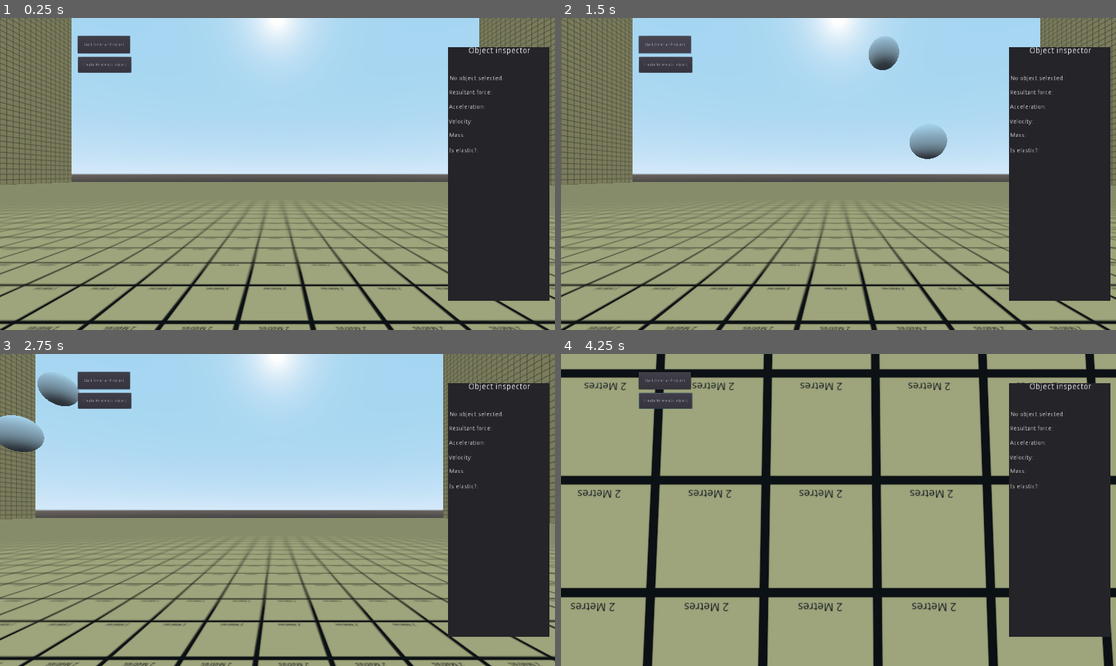
Above: before the commit, frames 1-4 (two rows, left to right).
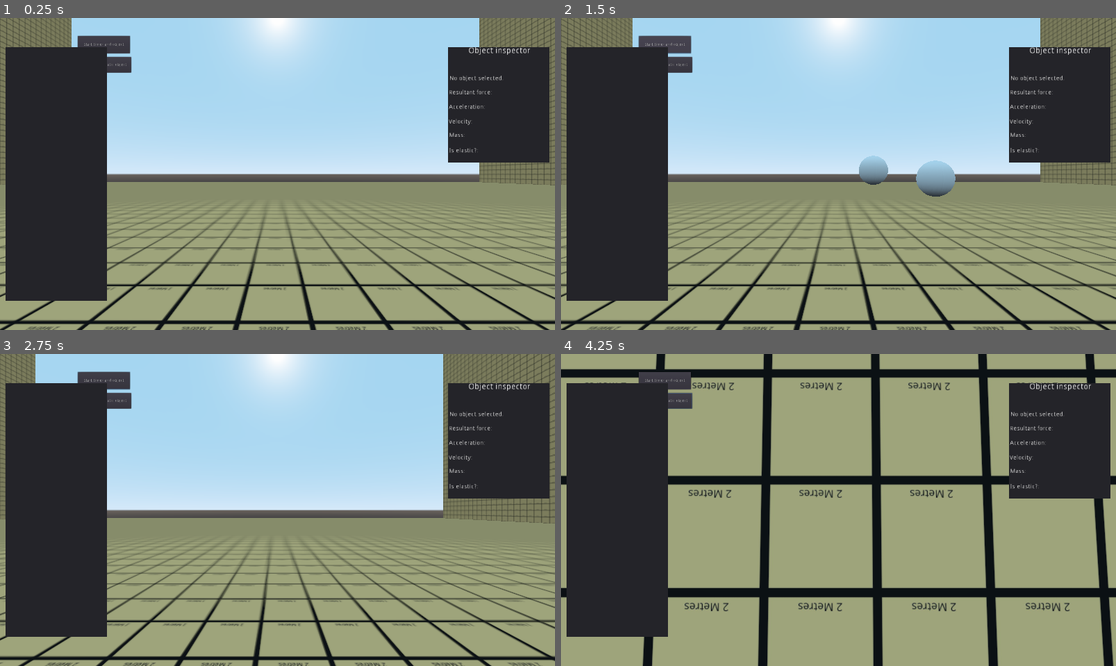
Above: after the commit, the same moments.

Repository: IvoMiricRibeiro/MaturaArbeit
Game: Godot game, scene res://test scene.tscn
Two runs of this game, one before a commit and one after it. Both use one fixed random seed, a clock stepped at 60 frames per second and the inputs below.
Inputs (mouse positions are in pixels of both pictures, inside the frame that each line leads up to):
- Up to frame 1 (0.25 s): no input
- Up to frame 2 (1.5 s): click "Start timer and object" at 0.5 s; click "Start timer and object" at 1.25 s
- Up to frame 3 (2.75 s): move the mouse to (399, 494) at 2.02 s; hold D (move_right) from 2.03 s (still down); tap E (letter_e, bound only after the commit) at 2.1 s; click (399, 494) at 2.17 s; tap T (letter_t, bound only after the commit) at 2.3 s
- Up to frame 4 (4.25 s): move the mouse to (727, 525) at 2.77 s; release D (move_right) at 2.78 s; hold S (move_backward) 2.78-3.53 s; tap T (letter_t, bound only after the commit) at 2.85, 3.8 s; click (727, 525) at 2.92 s; tap E (letter_e, bound only after the commit) at 3.05 s; move the mouse to (894, 441) at 3.52 s; hold D (move_right) from 3.53 s (still down); hold Down (look_down) from 3.53 s (still down); click (894, 441) at 3.67 s

The runs differ from the first frame. In frame 1, 23% of the frame differs, in the area x 1-99%, y 9-91%; in frame 2, 25%, in the area x 1-99%, y 6-91%; in frame 3, 23%; in frame 4, 22%.

Commit message:
Commit
Just a backup for reasons. Also a new feature in the way.

Diff:
--- a/Projects/BAVCS.gd
+++ b/Projects/BAVCS.gd
@@ -11,6 +11,9 @@
 
 onready var camera = get_node("/root/Spatial/CameraBody")
 
+var timestopped = false
+var applyingnew = false
+
 # Called when the node enters the scene tree for the first time.
 func _ready():
 	pass # Replace with function body.
@@ -18,13 +21,18 @@
 
 # Called every frame. 'delta' is the elapsed time since the previous frame.
 func _physics_process(delta):
-	if (Input.is_action_just_pressed("move_up")):
+	if (Input.is_action_just_pressed("letter_e")):
 		create()
+	if (Input.is_action_just_pressed("letter_t")):
+		time_stop()
 
 func create():
 	var sphereinstance = cube.instance()
 	sphereinstance.translation = Vector3(camera.translation)
 	add_child(sphereinstance)
+
+func time_stop():
+	timestopped = not timestopped
 
 func TrueElasticCollisionXY(Body1, Body2):
 	var M1 = BodiesDictionary[Body1][0]
@@ -32,31 +40,14 @@
 	var V1 = BodiesDictionary[Body1][1]
 	var V2 = BodiesDictionary[Body2][1]
 
-	var U1 = Vector2(V1.x, V1.y)
-	var U2 = Vector2(V2.x, V2.y)
-
-	var P1 = Vector2(Body1.get_translation().x, Body1.get_translation().y)
-	var P2 = Vector2(Body2.get_translation().x, Body2.get_translation().y)
 	var PD1 = Body1.get_translation()-Body2.get_translation()
 	var PD2 = Body2.get_translation()-Body1.get_translation()
 
-	var Up1 = Vector3(V1-V2).dot(PD1)
-	var Up11 = PD1.length()*PD1.length()
-	var Up2 = (Up1/Up11)*PD1
-	var Up3 = (2*M2)/(M1+M2)
-	var Up4 = V1-(Up3*Up2)
+	var V1n = V1-(((2*M2)/(M1+M2))*(((Vector3(V1-V2).dot(PD1))/(PD1.length()*PD1.length()))*PD1))
+	var V2n = V2-(((2*M1)/(M1+M2))*(((Vector3(V2-V1).dot(PD2))/(PD2.length()*PD2.length()))*PD2))
 
-	var U2p1 = Vector3(V2-V1).dot(PD2)
-	var U2p11 = PD2.length()*PD2.length()
-	var U2p2 = (U2p1/U2p11)*PD2
-	var U2p3 = (2*M1)/(M1+M2)
-	var U2p4 = V2-(U2p3*U2p2)
-
-	print("V'1: ",Up4)
-	print("V'2: ",U2p4)
-
-	BodiesDictionary[Body1][1] = Up4
-	BodiesDictionary[Body2][1] = U2p4
+	BodiesDictionary[Body1][1] = V1n
+	BodiesDictionary[Body2][1] = V2n
 
 func CollideOnce(Body1, Body2):
 	BodiesDictionary[Body1][7] = true
@@ -80,13 +71,13 @@
 		BodiesDictionary[Body1][1]
 
 func _on_Button_pressed():
-	cubeinstance.translate(Vector3(4,2,1))
-	cubeinstance.IsElastic = false
-	cubeinstance.Velocity = Vector3(-2,2,0)
+	cubeinstance.translate(Vector3(4,2,2))
+	cubeinstance.IsElastic = true
+	cubeinstance.Velocity = Vector3(-2,2,-2)
 	add_child(cubeinstance)
 
-	cubeinstance2.translate(Vector3(2,6,0))
-	cubeinstance2.IsElastic = false
+	cubeinstance2.translate(Vector3(2,4,0))
+	cubeinstance2.IsElastic = true
 	#cubeinstance2.Velocity = Vector3(-50,0,0)
 	cubeinstance2.Velocity = Vector3(0,0,0)
 	add_child(cubeinstance2)
--- a/Projects/Body.gd
+++ b/Projects/Body.gd
@@ -16,7 +16,6 @@
 
 var IsElastic = true
 var HasElasCollided = false
-var CollidingWith = []
 var AgainstX = false
 var AgainstY = false
 var AgainstZ = false
@@ -25,6 +24,7 @@
 
 onready var BAVC = get_parent()
 onready var BAVCSDictionary = get_parent().BodiesDictionary
+onready var time
 
 func _ready():
 	#"Registers" itself in the BAVCS
@@ -39,6 +39,10 @@
 	#	print(BAVCSDictionary[self][2])
 
 func _physics_process(delta):
+	time = BAVC.timestopped
+	if time == true:
+		return
+
 	if get_node("../../Gravity"):
 		BAVCSDictionary[self][6] = (Vector3(0,-9.81,0)/60)
 	else:
@@ -76,7 +80,7 @@
 					BAVCSDictionary[self][1].y = -BAVCSDictionary[self][1].y
 					BAVCSDictionary[self][2].y = -BAVCSDictionary[self][2].y
 					Velocity.y = -Velocity.y
-				if collision.collider.collision_layer == 3:
+				if collision.collider.collision_layer == 4:
 					BAVCSDictionary[self][1].z = -BAVCSDictionary[self][1].z
 					BAVCSDictionary[self][2].z = -BAVCSDictionary[self][2].z
 					Velocity.z = -Velocity.z
@@ -119,13 +123,6 @@
 	ResForce = Vector3()
 	#OuterForces = []
 
-func _on_Timer_timeout():
-	print("It just works")
-	EndPosition = self.get_translation()
-	print("Start Position: ", StartPosition)
-	print("End Position: ", EndPosition)
-	print("Distance travelled:", EndPosition-StartPosition)
-
 #func _on_Cube_KeepVelocity(KeptVelocity):
 #	print("Signal sent")
 #	Velocity = KeptVelocity
@@ -134,4 +131,7 @@
 func _on_Sphere_input_event(camera, event, position, normal, shape_idx):
 	if event is InputEventMouseButton:
 		if event.button_index == BUTTON_LEFT and event.pressed == true:
-			get_parent().SelectedBody = self
+			BAVC.SelectedBody = self
+		if event.button_index == BUTTON_RIGHT and event.pressed == true:
+			if time == false:
+				BAVC.time_stop()
--- /dev/null
+++ b/Projects/Main Menu.tscn
@@ -0,0 +1,7 @@
+[gd_scene format=2]
+
+[node name="Node2D" type="Node2D"]
+
+[node name="Menu" type="Control" parent="."]
+margin_right = 40.0
+margin_bottom = 40.0
--- a/Projects/project.godot
+++ b/Projects/project.godot
@@ -76,6 +76,16 @@
 "events": [ Object(InputEventKey,"resource_local_to_scene":false,"resource_name":"","device":0,"alt":false,"shift":false,"control":false,"meta":false,"command":false,"pressed":false,"scancode":16777234,"physical_scancode":0,"unicode":0,"echo":false,"script":null)
  ]
 }
+letter_e={
+"deadzone": 0.5,
+"events": [ Object(InputEventKey,"resource_local_to_scene":false,"resource_name":"","device":0,"alt":false,"shift":false,"control":false,"meta":false,"command":false,"pressed":false,"scancode":69,"physical_scancode":0,"unicode":0,"echo":false,"script":null)
+ ]
+}
+letter_t={
+"deadzone": 0.5,
+"events": [ Object(InputEventKey,"resource_local_to_scene":false,"resource_name":"","device":0,"alt":false,"shift":false,"control":false,"meta":false,"command":false,"pressed":false,"scancode":84,"physical_scancode":0,"unicode":0,"echo":false,"script":null)
+ ]
+}
 
 [physics]
 
--- a/Projects/test scene.tscn
+++ b/Projects/test scene.tscn
@@ -1,8 +1,7 @@
-[gd_scene load_steps=9 format=2]
+[gd_scene load_steps=8 format=2]
 
 [ext_resource path="res://CameraBody.gd" type="Script" id=1]
 [ext_resource path="res://BAVCS.gd" type="Script" id=2]
-[ext_resource path="res://Timer.gd" type="Script" id=4]
 [ext_resource path="res://sprite.jpg" type="Texture" id=6]
 [ext_resource path="res://UI.gd" type="Script" id=7]
 
@@ -72,6 +71,7 @@
 }
 
 [node name="UI" type="Control" parent="BAVC"]
+anchor_right = 0.486
 margin_right = 40.0
 margin_bottom = 40.0
 script = ExtResource( 7 )
@@ -80,7 +80,7 @@
 margin_left = 1550.0
 margin_top = 100.0
 margin_right = 1900.0
-margin_bottom = 980.0
+margin_bottom = 500.0
 
 [node name="Object" type="RichTextLabel" parent="BAVC/UI"]
 margin_left = 1555.0
@@ -150,8 +150,6 @@
 margin_bottom = 40.0
 
 [node name="Timer" type="Timer" parent="BAVC/Control"]
-one_shot = true
-script = ExtResource( 4 )
 
 [node name="Button" type="Button" parent="BAVC/Control"]
 margin_left = 38.0
@@ -167,6 +165,19 @@
 margin_bottom = 156.0
 text = "Create kinematic object"
 
+[node name="d" type="Control" parent="BAVC"]
+anchor_bottom = 30.0
+margin_right = 40.0
+margin_bottom = 40.0
+
+[node name="Panel" type="Panel" parent="BAVC/d"]
+margin_left = 20.0
+margin_top = 100.0
+margin_right = 370.0
+margin_bottom = 980.0
+
+[node name="Gravity" type="Node" parent="."]
+
 [connection signal="timeout" from="BAVC/Control/Timer" to="." method="_on_Timer_timeout"]
 [connection signal="pressed" from="BAVC/Control/Button" to="." method="_on_Button_pressed"]
 [connection signal="pressed" from="BAVC/Control/Button" to="BAVC" method="_on_Button_pressed"]
